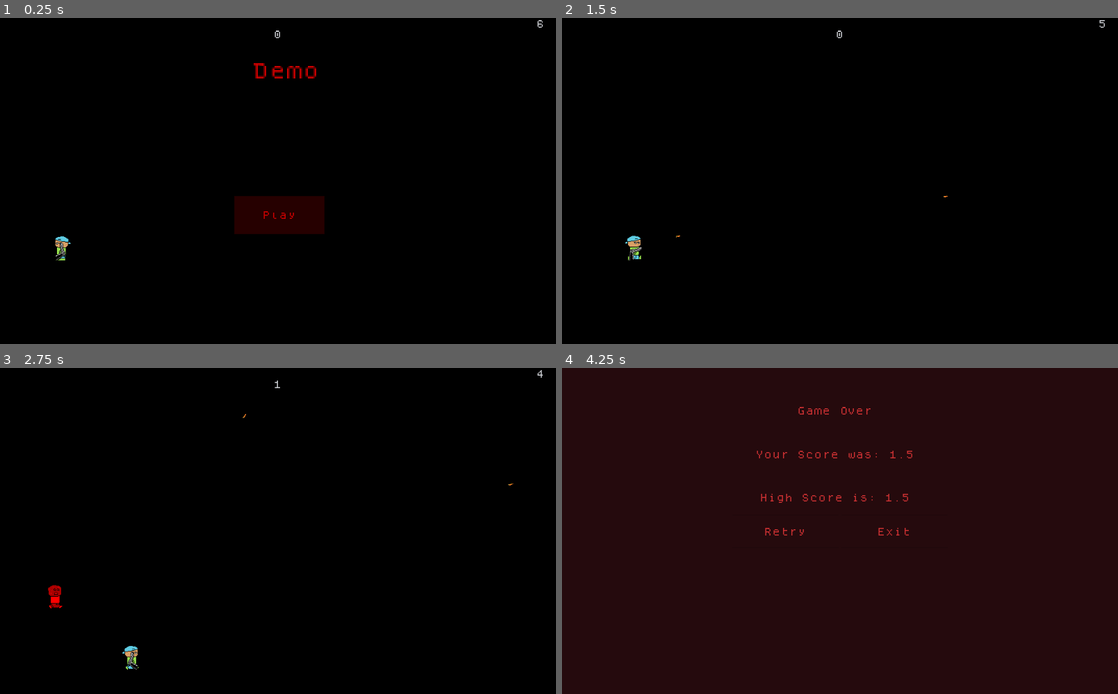
Above: before the commit, frames 1-4 (two rows, left to right).
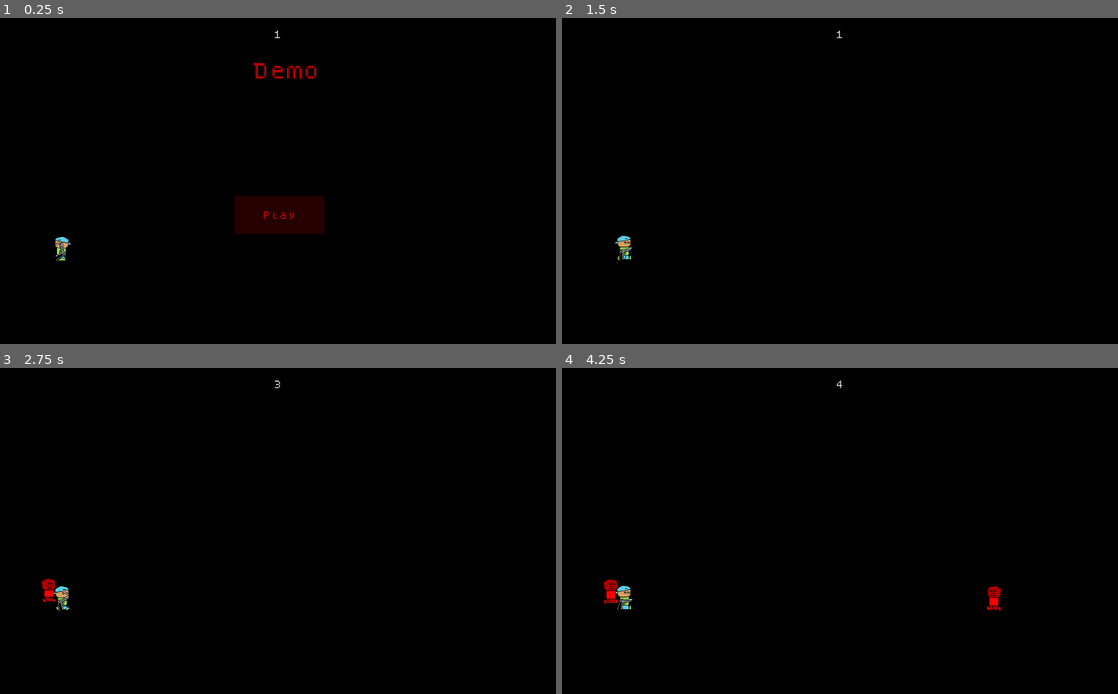
Above: after the commit, the same moments.

Repository: Godot-India-Community/Tutorials
Game: Godot game, scene res://World.tscn
Same seed, same stepped clock (60 frames per second), same inputs: the game is played once before the commit and once after it.
Inputs (mouse positions are in pixels of both pictures, inside the frame that each line leads up to):
- Up to frame 1 (0.25 s): no input
- Up to frame 2 (1.5 s): click "Play" at 0.5 s; tap Enter at 1.25 s; move the mouse to (962, 164) at 1.27 s; hold Right (ui_right) from 1.28 s (still down); click (962, 164) at 1.35 s
- Up to frame 3 (2.75 s): move the mouse to (166, 547) at 2.02 s; release Right (ui_right) at 2.03 s; hold Down (ui_down) from 2.03 s (still down); click (166, 547) at 2.1 s
- Up to frame 4 (4.25 s): move the mouse to (895, 459) at 2.77 s; release Down (ui_down) at 2.78 s; hold Right (ui_right) 2.78-3.53 s; click (895, 459) at 2.85 s; move the mouse to (812, 596) at 3.52 s; hold Up (ui_up) from 3.53 s (still down); click (812, 596) at 3.6 s

The runs differ from the first frame. In frame 1, less than 0.1% of the frame differs, in the area x 9-98%, y 0-74%; in frame 2, 0.3%; in frame 3, 0.5%; in frame 4, 100%, in the area x 0-100%, y 0-100%.
Error before the commit: Invalid get index '0' (on base: 'Array'). (res://globals.gd:15)
Error after the commit: Parse Error: The identifier "g" isn't declared in the current scope. (res://bean/bean.gd:51)

Commit message:
Daily backup Thu, Nov  5, 2020  9:52:12 PM

Diff:
--- a/Save and Load/World.gd
+++ b/Save and Load/World.gd
@@ -5,7 +5,7 @@
 # var a = 2
 # var b = "text"
 var pause_state = true
-var survived_time = 0.5
+var survived_time = 1
 var screen_size
 var powerup
 var powerups = ["Magazine", "Chakra"]
@@ -37,7 +37,7 @@
 
 
 func _on_PauseTimer_timeout():
-	survived_time += .5
+	survived_time += 1
 	pause_state = !pause_state
 	# get_tree().paused = pause_state
 
--- a/Save and Load/bean/bean.gd
+++ b/Save and Load/bean/bean.gd
@@ -45,8 +45,7 @@
 func die():
 	hide()
 	$CollisionShape2D.disabled = true
-	if p.survived_time > g.save_dict.high_score:
-		g.save_dict.high_score = p.survived_time
+	# high score code here
 
 	p.get_node("HUD/GameOver/V/MaxScoreLabel").text = "Your Score was: " + str(p.survived_time)
 	p.get_node("HUD/GameOver/V/HighScoreLabel").text = "High Score is: " + str(g.save_dict["high_score"])
--- a/Save and Load/globals.gd
+++ /dev/null
@@ -1,29 +0,0 @@
-extends Node
-
-#var players = {}
-var SAVFILE = "user://save_file.sav"
-
-var save_dict = {
-	"high_score": 0,
-}
-
-func _ready():
-	load_data()
-
-func save_data():
-	var save_file = File.new()
-	var err = save_file.open_encrypted_with_pass(SAVFILE, File.WRITE, IP.get_local_addresses()[0])
-	# save_file.open(SAVFILE, File.WRITE)
-	save_file.store_line(to_json(save_dict))
-	save_file.close()
-	load_data()
-
-
-func load_data():
-	var save_file = File.new()
-	if not save_file.file_exists(SAVFILE):
-		save_data()
-#	save_file.open(SAVFILE, File.READ)
-	save_file.open_encrypted_with_pass(SAVFILE, File.READ, IP.get_local_addresses()[0])
-	save_dict = parse_json(save_file.get_line())
-	###
--- a/Save and Load/project.godot
+++ b/Save and Load/project.godot
@@ -19,10 +19,6 @@
 run/main_scene="res://World.tscn"
 boot_splash/bg_color=Color( 0, 0, 0, 1 )
 config/icon="res://icon.png"
-
-[autoload]
-
-g="*res://globals.gd"
 
 [display]
 
